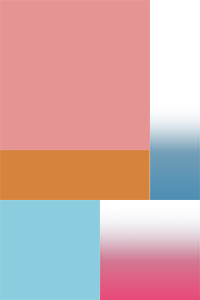
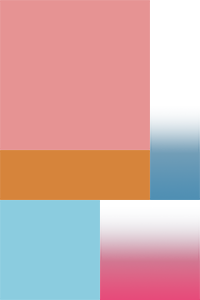
Layer changes from the first w=200, h=300 image to the second:
painted on "Platform" over (x1=149, y1=150, x2=150, y2=200)
